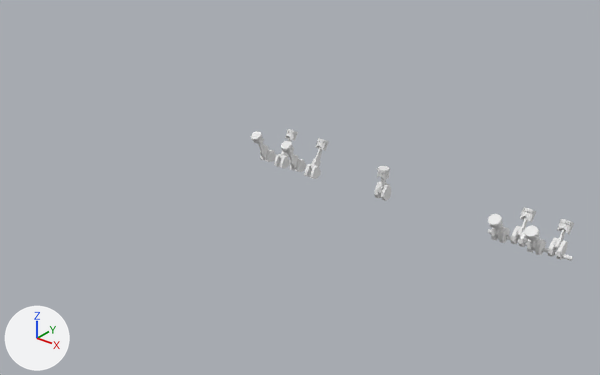
The Blender file piston.blend as it was, and as the next commit left it.
Before and after are seen from a camera (50 mm lens) standing at (52.8, -120.2, 66.5) and looking at (-39.9, -4.3, -5.3). Lighting does not change. The marker at lower left points along +X, +Y and +Z.

Script lines for the objects in view, before the commit:
```python
me_cube_015 = bpy.data.meshes.new('Cube.015')
me_cube_015.from_pydata(...)  # 694 vertices, 542 faces; spans x -2.08..1.73, y 13.35..15.75, z -0.87..6.52
me_cylinder_016 = bpy.data.meshes.new('Cylinder.016')
me_cylinder_016.from_pydata(...)  # 36 vertices, 22 faces; spans x -1.36..0.55, y -0.94..1.0, z -1.03..5.61
me_cylinder_019 = bpy.data.meshes.new('Cylinder.019')
me_cylinder_019.from_pydata(...)  # 36 vertices, 22 faces; spans x -1.36..0.55, y -0.94..1.0, z -1.03..5.61
ob_cube_006 = bpy.data.objects.new('Cube.006', me_cube_015)
ob_cube_006.location = (25.1, 0.0, -3.7)
ob_cube_006.rotation_euler = (0.0, 0.604, 1.571)  # degrees (0, 35, 90)
ob_cube_006.scale = (0.708, 0.957, 0.874)
ob_cylinder_007 = bpy.data.objects.new('Cylinder.007', me_cylinder_016)
ob_cylinder_007.location = (-45.4, 1.0, -4.1)
ob_cylinder_007.rotation_euler = (-1.571, 1.367, -1.571)  # degrees (-90, 78, -90)
ob_cylinder_007.scale = (1.36, 1.36, 0.326)
ob_cylinder_009 = bpy.data.objects.new('Cylinder.009', me_cylinder_019)
ob_cylinder_009.location = (-49.5, 0.8, -4.4)
ob_cylinder_009.rotation_euler = (-1.571, 1.367, -1.571)  # degrees (-90, 78, -90)
ob_cylinder_009.scale = (1.36, 1.36, 0.326)
```
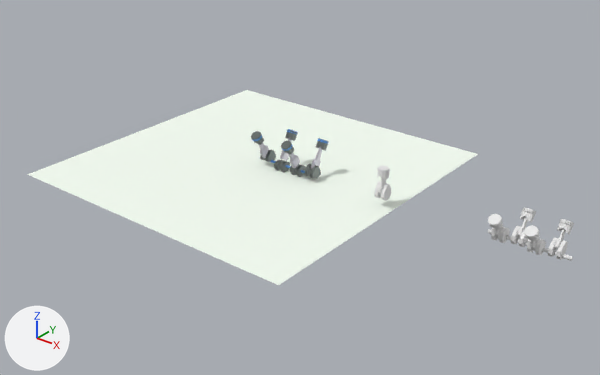
Changed parts and their boxes [x1, y1, x2, y2] in the pictures (600 x 375 px):
'Plane', added: after [27, 90, 478, 285]
'Cylinder.009', turned: before [274, 154, 290, 168]; after [274, 160, 290, 173]
'Cylinder.007', turned: before [290, 159, 306, 172]; after [290, 164, 306, 177]

The change, as a list of edits to the scene's bpy script:
```text
Add mat_ground_material:
    mat_ground_material = principled_material('Ground Material')
    mat_ground_material.base_color = (0.924, 1.0, 0.907)  # white #f6fff4
    mat_ground_material.specular_ior_level = 0.0
Add me_plane_001:
    me_plane_001.from_pydata([(-1.0, -1.0, 0.0), (1.0, -1.0, 0.0), (-1.0, 1.0, 0.0), (1.0, 1.0, 0.0)], [], [(0, 1, 3, 2)])
    me_plane_001.materials.append(mat_ground_material)  # white #f6fff4
Change ob_cylinder_007:
    ob_cylinder_007.rotation_euler: (-1.571, 1.367, -1.571) -> (1.571, -1.367, 1.571)  # degrees (-90, 78, -90) -> degrees (90, -78, 90)
Change ob_cylinder_009:
    ob_cylinder_009.rotation_euler: (-1.571, 1.367, -1.571) -> (1.571, -1.367, 1.571)  # degrees (-90, 78, -90) -> degrees (90, -78, 90)
Add ob_plane:
    ob_plane = bpy.data.objects.new('Plane', me_plane_001)
    ob_plane.location = (-54.5, 0.0, -5.8)
    ob_plane.scale = (33.8, 33.8, 33.8)
```
